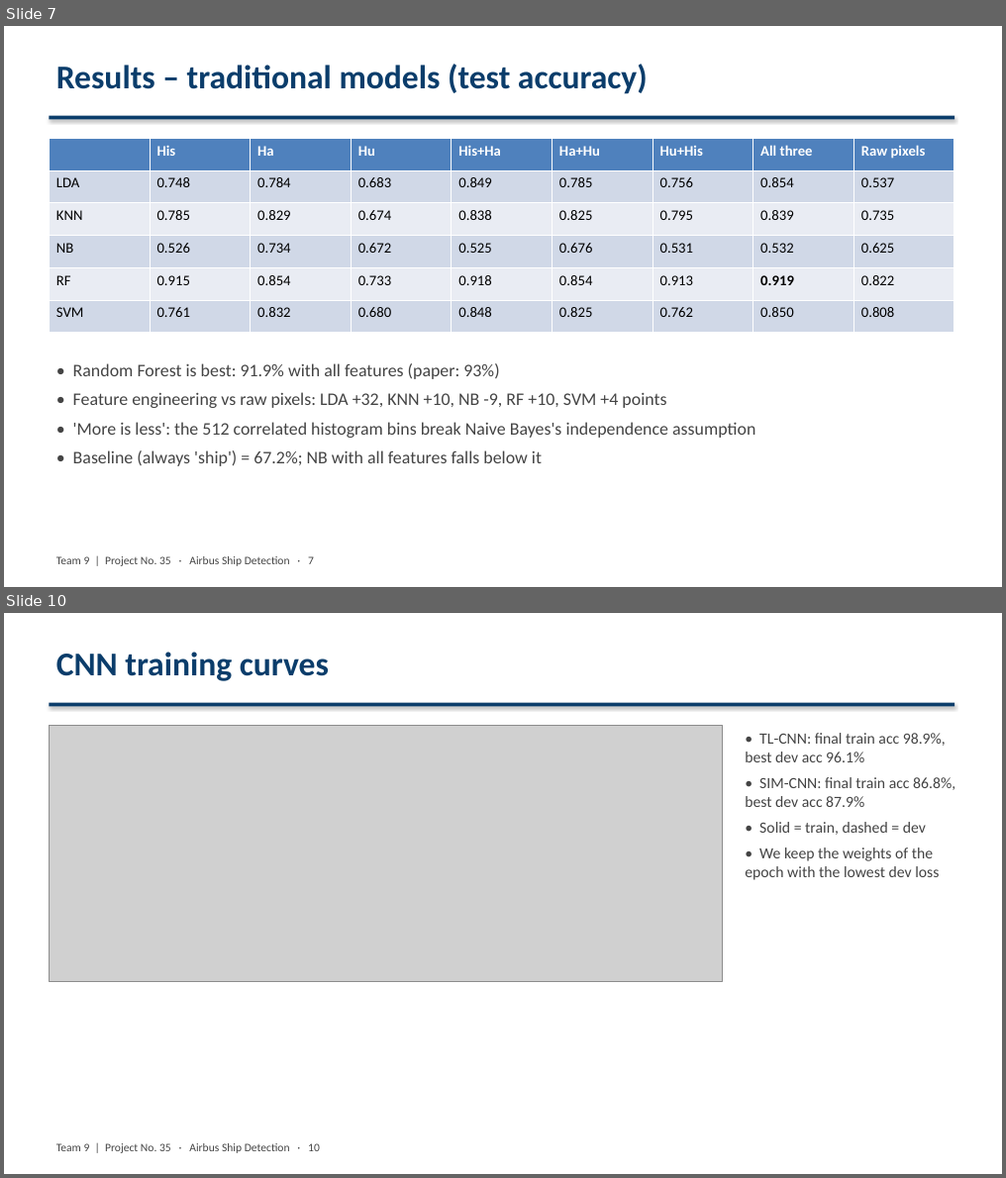
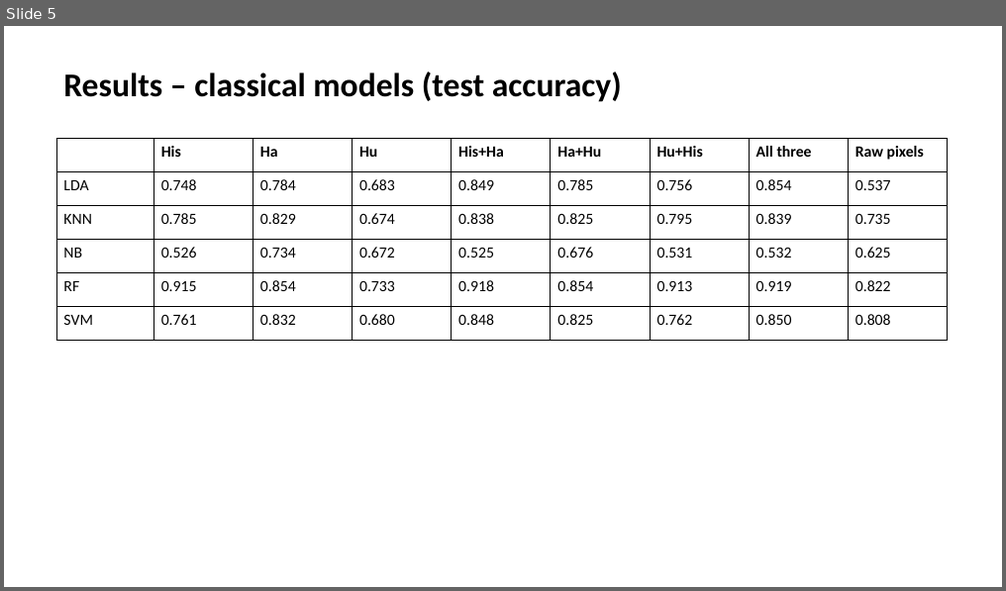
Before and after one commit to satvik1507-hehe/airbus-ship-detection, a slide deck: docs/Team9_Project35_Slides.pptx. Shown one above the other, each under a label of ours: slides 7 and 10 before the commit, slide 5 after it; the slides between them are not shown. The pictures are 1006x1178 and 1006x591 pixels, drawn with LibreOffice and Linux fonts; fonts in the diff are those of the drawing; grey boxes stand for pictures. Boxes give left, top, right and bottom in pixels: in the first picture for what was removed or moved away, otherwise in the second. Text is boxed around its words. In the diff, an @@ line names an element or a change of style, - is before the commit and + after.

Commit message:
Add live training demo, beginner's guide, plain slide deck and reference papers

```diff
--- a/docs/Team9_Project35_Slides.pptx
+++ b/docs/Team9_Project35_Slides.pptx
@@ slide 10 removed at (x1=4, y1=613, x2=1002, y2=1174), background #FFFFFF @@
@@ text removed at (x1=56, y1=652, x2=329, y2=681) @@
-CNN training curves
@@ rectangle removed at (x1=49, y1=703, x2=954, y2=707) @@
@@ picture removed at (x1=49, y1=725, x2=723, y2=981) @@
@@ text removed at (x1=745, y1=733, x2=955, y2=880) @@
-• TL-CNN: final train acc 98.9%, best dev acc 96.1%
-• SIM-CNN: final train acc 86.8%, best dev acc 87.9%
-• Solid = train, dashed = dev
-• We keep the weights of the epoch with the lowest dev loss
@@ text removed at (x1=56, y1=1144, x2=320, y2=1154) @@
-Team 9 | Project No. 35 · Airbus Ship Detection · 10
@@ what was slide 7 is now slide 5 @@
@@ slide 5 changed as well @@
@@ text at (x1=63, y1=72, x2=622, y2=102): text changed; text colour #0B3D6B to #000000 @@
-Results – traditional models (test accuracy)
+Results – classical models (test accuracy)
@@ rectangle removed at (x1=49, y1=116, x2=954, y2=120) @@
@@ table at (x1=56, y1=138, x2=944, y2=341) @@
@@ fill #4F81BD to #FFFFFF in row 1 @@
@@ fill #D0D8E8 to #FFFFFF in 27 cells @@
@@ fill #E9EDF4 to #FFFFFF in 18 cells @@
@@ size 14 to 15 pt @@
@@ text colour #FFFFFF to #000000 in "His", "Ha", "Hu", "His+Ha" and 4 more places @@
@@ bold off in "0.919" @@
@@ borders changed @@
@@ table resized from (x1=49, y1=138, x2=951, y2=333) to (x1=56, y1=138, x2=944, y2=341) @@
@@ text removed at (x1=73, y1=364, x2=755, y2=467) @@
-• Random Forest is best: 91.9% with all features (paper: 93%)
-• Feature engineering vs raw pixels: LDA +32, KNN +10, NB -9, RF +10, SVM +4 points
-• 'More is less': the 512 correlated histogram bins break Naive Bayes's independence assumption
-• Baseline (always 'ship') = 67.2%; NB with all features falls below it
@@ text removed at (x1=56, y1=557, x2=314, y2=567) @@
-Team 9 | Project No. 35 · Airbus Ship Detection · 7
```
Also in this commit, not shown: 4 other slides changed, 2 slides added, 9 other slides removed, 12 other files.
